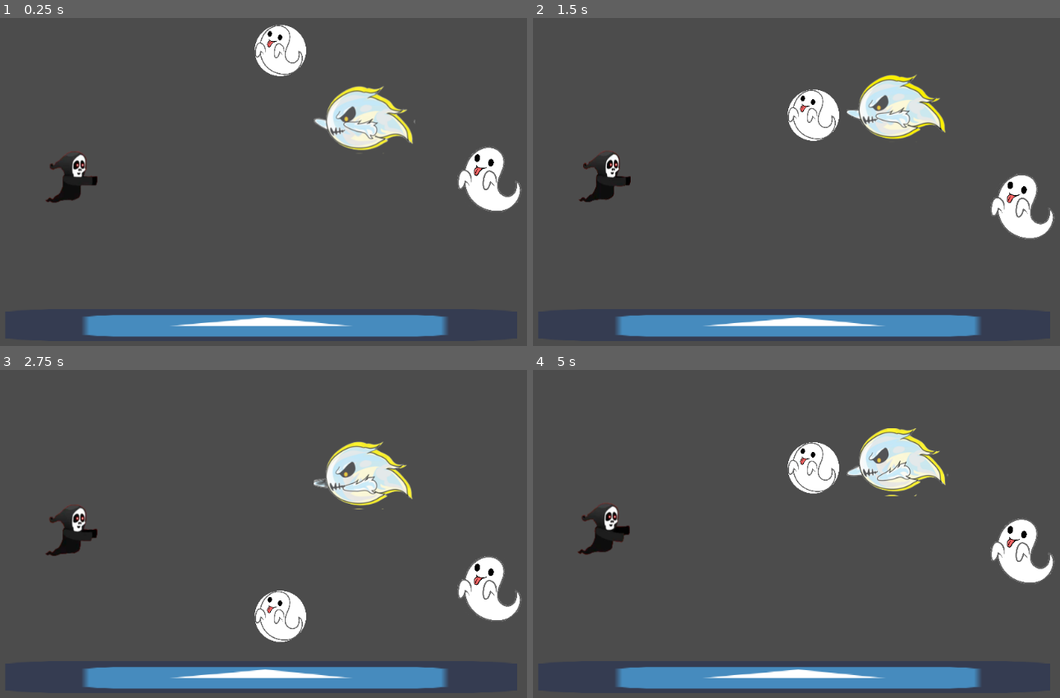
Above: before the commit, frames 1-4 (two rows, left to right).
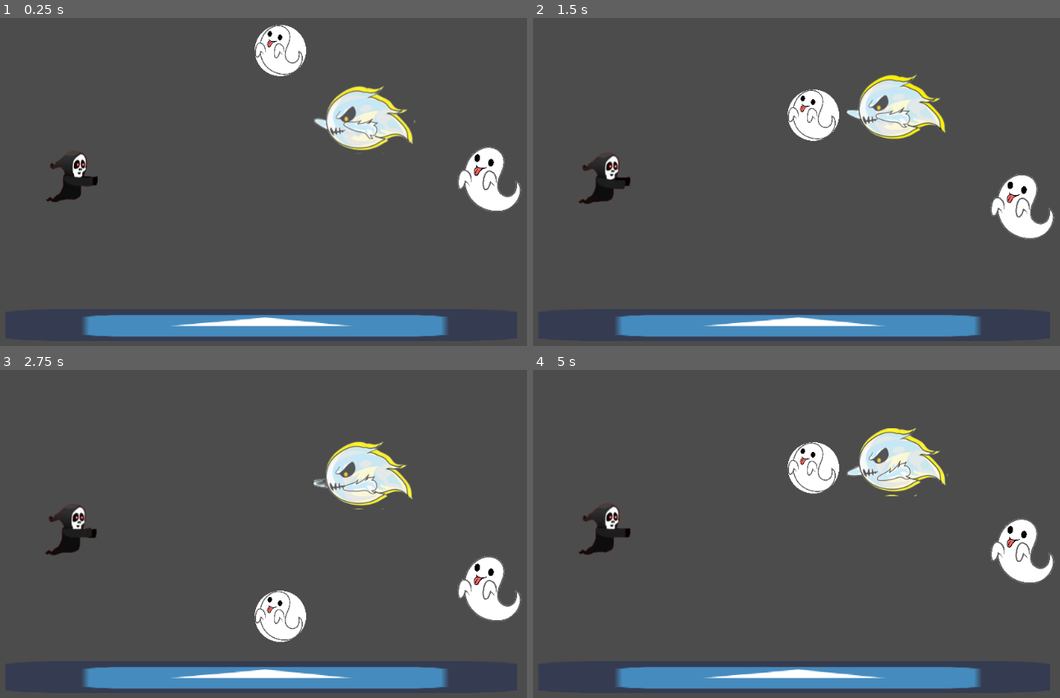
Above: after the commit, the same moments.

Repository: AgustinVal/Ghost-Rider
Game: Godot game, scene res://scenes/Main.tscn
Two runs of this game, one before a commit and one after it. Both use one fixed random seed, a clock stepped at 60 frames per second and the inputs below. The project has no main scene, so this scene is started directly. The engine's default icon, where the game draws it, is replaced by a stand-in: a white triangle on a blue panel in a dark square.
Inputs:
- Up to frame 1 (0.25 s): no input
- Up to frame 2 (1.5 s): no input
- Up to frame 3 (2.75 s): no input
- Up to frame 4 (5 s): no input

The runs differ from the first frame. In frame 1, 0.1% of the frame differs, in the area x 8-19%, y 40-57%; in frame 2, 0.3%; in frame 3, 0.2%; in frame 4, 0.3%.

Commit message:
Se incluye un enemigo nuevo

Diff:
--- /dev/null
+++ b/Ghost_Rider/EnemyTesting.tscn
@@ -0,0 +1,17 @@
+[gd_scene load_steps=4 format=2]
+
+[ext_resource path="res://KinematicBody2D.gd" type="Script" id=1]
+[ext_resource path="res://img/2093-modified.png" type="Texture" id=2]
+
+[sub_resource type="CircleShape2D" id=1]
+radius = 72.0278
+
+[node name="KinematicBody2D" type="KinematicBody2D"]
+script = ExtResource( 1 )
+
+[node name="Sprite" type="Sprite" parent="."]
+scale = Vector2( 0.25, 0.25 )
+texture = ExtResource( 2 )
+
+[node name="CollisionShape2D" type="CollisionShape2D" parent="."]
+shape = SubResource( 1 )
--- /dev/null
+++ b/Ghost_Rider/KinematicBody2D.gd
@@ -0,0 +1,20 @@
+extends KinematicBody2D
+
+
+var speed =10
+var acceleration= 200
+
+var velocity=Vector2()
+
+func _ready():
+	pass # Replace with function body.
+
+func _physics_process(delta):
+	pass#velocity= move_and_slide(velocity, Vector2.)
+
+func se_asusta(instigator: Node2D):
+	pass
+
+# Called every frame. 'delta' is the elapsed time since the previous frame.
+#func _process(delta):
+#	pass
--- a/Ghost_Rider/scenes/Main.tscn
+++ b/Ghost_Rider/scenes/Main.tscn
@@ -104,7 +104,6 @@
 [node name="AnimatedSprite" type="AnimatedSprite" parent="Player"]
 frames = SubResource( 5 )
 animation = "stay"
-frame = 3
 playing = true
 
 [node name="Boss1" parent="." instance=ExtResource( 12 )]
